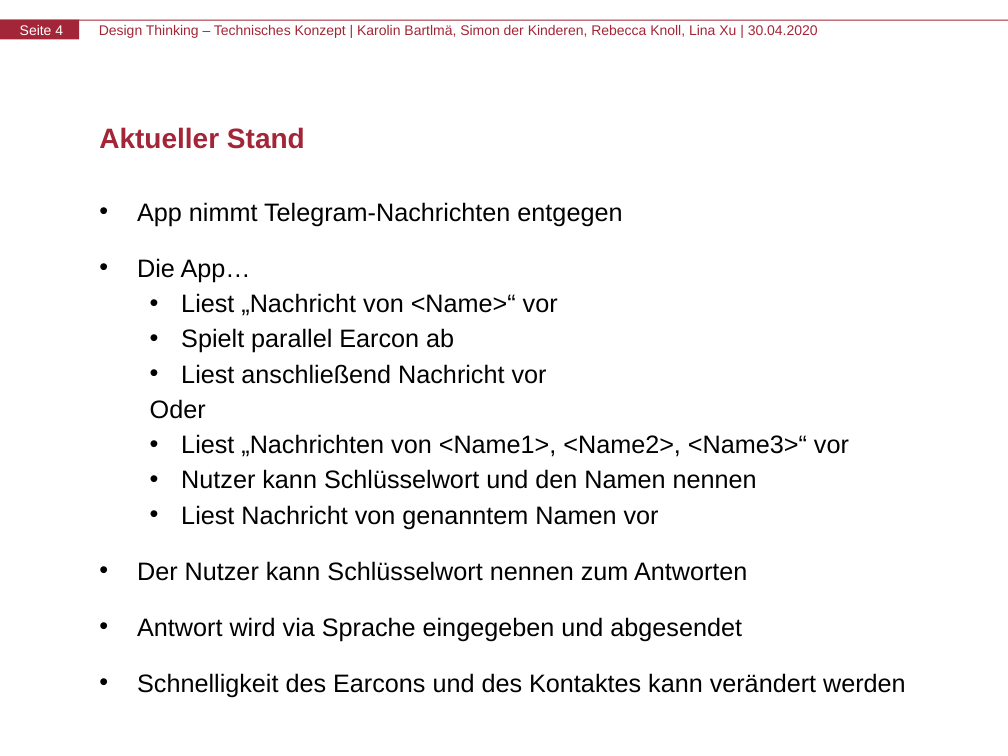
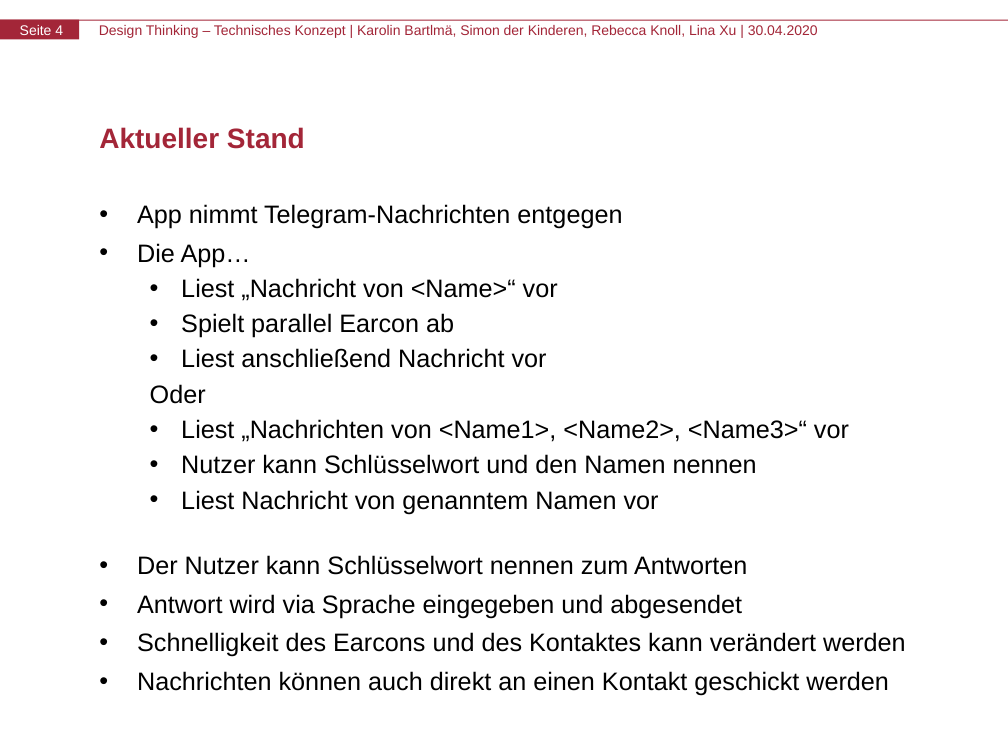
Before and after one commit to aai38/audioMessenger, a slide deck: slide 4 of Präsentation/Zwischenpräsentation_TechnischesKonzept.pptx. Drawn at 1008x756 pixels with LibreOffice and Linux fonts; fonts in the diff are those of the drawing. Boxes give left, top, right and bottom in pixels: in the first picture for what was removed or moved away, otherwise in the second. Text is boxed around its words. In the diff, an @@ line names an element or a change of style, - is before the commit and + after.

```diff
--- a/Präsentation/Zwischenpräsentation_TechnischesKonzept.pptx
+++ b/Präsentation/Zwischenpräsentation_TechnischesKonzept.pptx
@@ text at (x1=137, y1=204, x2=906, y2=657): line spacing 20pt to 1; more space between paragraphs @@
@@ text at (x1=137, y1=671, x2=889, y2=696): paragraph added @@
+• Nachrichten können auch direkt an einen Kontakt geschickt werden
```
Also in this commit, not shown: 2 other slides changed.
